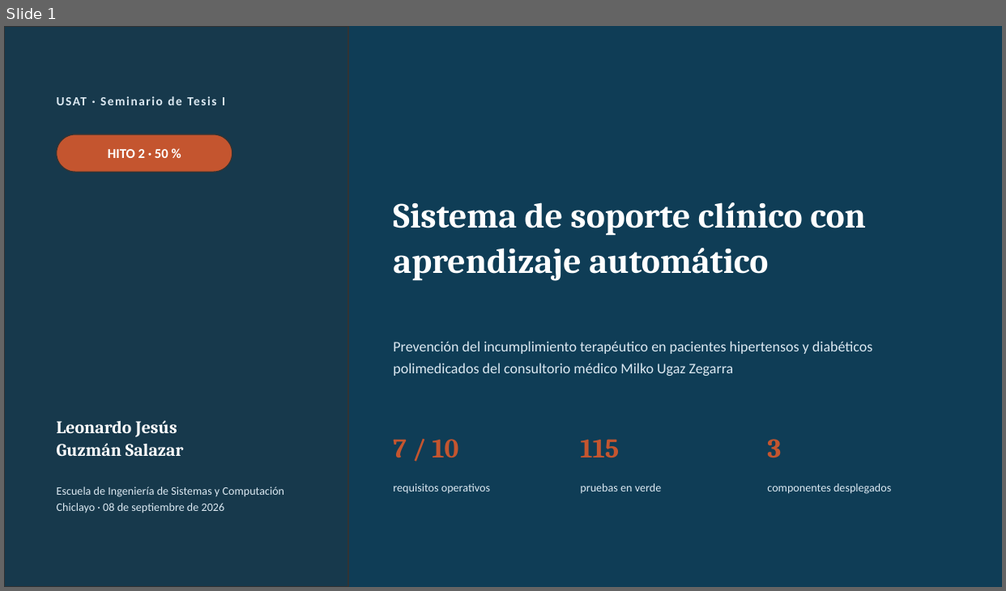
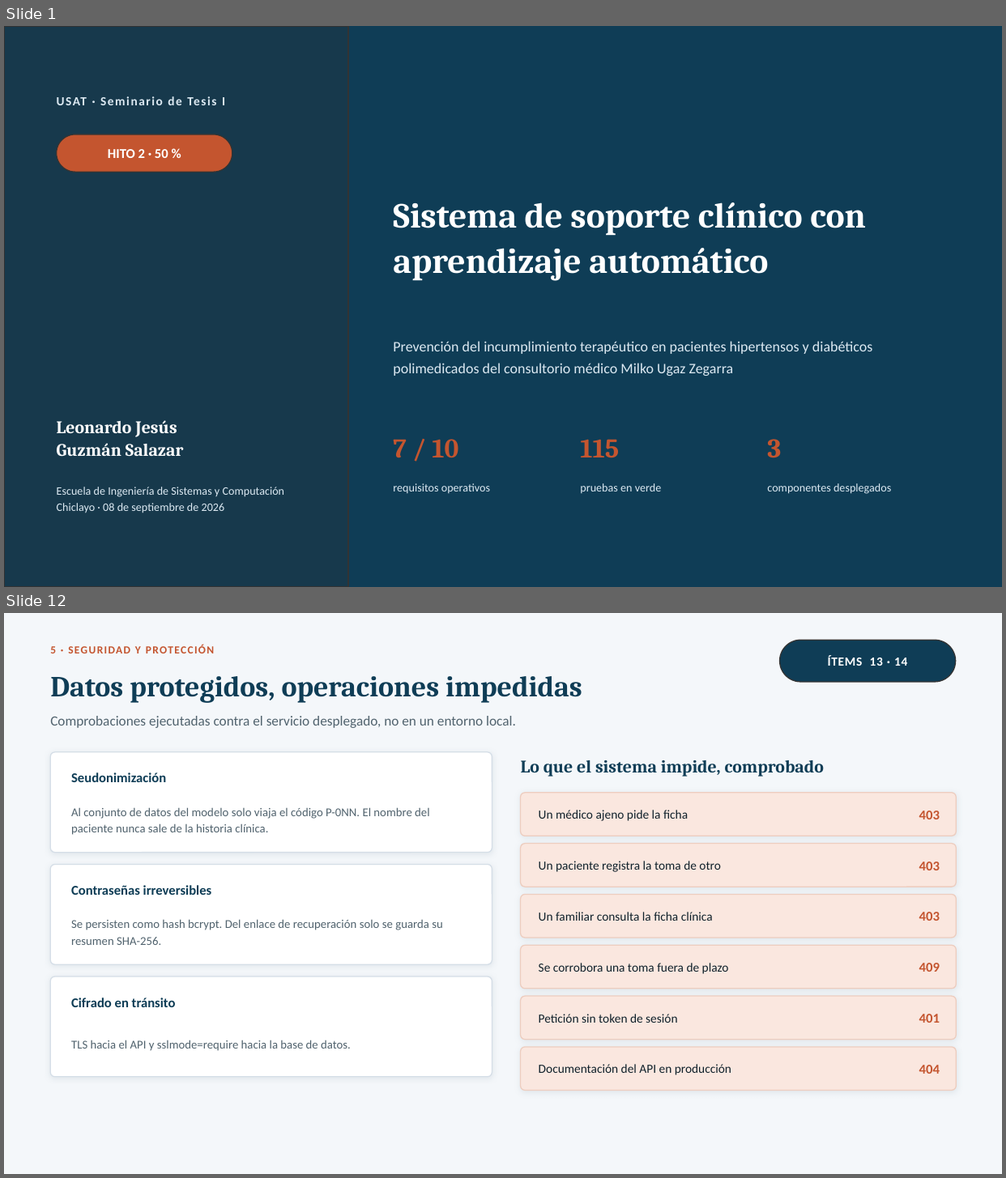
Before and after one commit to Leocix/sistema-soporte-clinico, a slide deck: documentacion/04_exposicion/Exposicion_50.pptx. Shown one above the other, each under a label of ours: slide 1 before the commit, slides 1 and 12 after it; the slides between them are not shown. The pictures are 1006x591 and 1006x1178 pixels, drawn with LibreOffice and Linux fonts; fonts in the diff are those of the drawing. Boxes give left, top, right and bottom in pixels: in the first picture for what was removed or moved away, otherwise in the second. Text is boxed around its words. In the diff, an @@ line names an element or a change of style, - is before the commit and + after.

```diff
--- a/documentacion/04_exposicion/Exposicion_50.pptx
+++ b/documentacion/04_exposicion/Exposicion_50.pptx
@@ slide 12 added at box(4, 613, 1002, 1174), background #F4F7FA @@
@@ text added at box(50, 646, 141, 653), 10.5 pt, text #C4552F, bold @@
+5 · SEGURIDAD Y PROTECCIÓN
@@ rounded rectangle added at box(780, 640, 956, 682), fill #0F3D56, outline #333333 1 pt @@
@@ text added at box(828, 655, 907, 666), 12 pt, text #FFFFFF, bold @@
+ÍTEMS 13 · 14
@@ text added at box(50, 676, 582, 703), 28 pt, text #0F3D56, bold @@
+Datos protegidos, operaciones impedidas
@@ text added at box(50, 716, 516, 728), 13.5 pt, text #51636E @@
+Comprobaciones ejecutadas contra el servicio desplegado, no en un entorno local.
@@ rounded rectangle added at box(50, 752, 492, 853), fill #FFFFFF, outline #D5DEE7 1 pt @@
@@ text added at box(71, 773, 166, 782), 13 pt, text #0F3D56, bold @@
+Seudonimización
@@ text added at box(521, 760, 824, 777), 17 pt, text #0F3D56, bold @@
+Lo que el sistema impide, comprobado
@@ rounded rectangle added at box(521, 793, 957, 836), fill #FAE7DF, outline #EDCDBF 1 pt @@
@@ text added at box(71, 807, 429, 835), 11.5 pt, text #51636E @@
+Al conjunto de datos del modelo solo viaja el código P-0NN. El nombre del paciente nunca sale de la historia clínica.
@@ text added at box(539, 810, 688, 821), 12 pt, text #10212B @@
+Un médico ajeno pide la ficha
@@ text added at box(919, 811, 940, 820), 13 pt, text #C4552F, bold @@
+403
@@ rounded rectangle added at box(521, 844, 957, 887), fill #FAE7DF, outline #EDCDBF 1 pt @@
@@ rounded rectangle added at box(50, 865, 492, 965), fill #FFFFFF, outline #D5DEE7 1 pt @@
@@ text added at box(539, 861, 720, 872), 12 pt, text #10212B @@
+Un paciente registra la toma de otro
@@ text added at box(919, 862, 940, 871), 13 pt, text #C4552F, bold @@
+403
@@ text added at box(71, 885, 212, 895), 13 pt, text #0F3D56, bold @@
+Contraseñas irreversibles
@@ rounded rectangle added at box(521, 895, 957, 938), fill #FAE7DF, outline #EDCDBF 1 pt @@
@@ text added at box(71, 919, 443, 945), 11.5 pt, text #51636E @@
+Se persisten como hash bcrypt. Del enlace de recuperación solo se guarda su resumen SHA-256.
@@ text added at box(539, 912, 713, 921), 12 pt, text #10212B @@
+Un familiar consulta la ficha clínica
@@ text added at box(919, 912, 940, 921), 13 pt, text #C4552F, bold @@
+403
@@ rounded rectangle added at box(521, 945, 957, 989), fill #FAE7DF, outline #EDCDBF 1 pt @@
@@ rounded rectangle added at box(50, 977, 492, 1077), fill #FFFFFF, outline #D5DEE7 1 pt @@
@@ text added at box(539, 963, 729, 974), 12 pt, text #10212B @@
+Se corrobora una toma fuera de plazo
@@ text added at box(919, 963, 940, 972), 13 pt, text #C4552F, bold @@
+409
@@ text added at box(71, 998, 176, 1007), 13 pt, text #0F3D56, bold @@
+Cifrado en tránsito
@@ rounded rectangle added at box(521, 996, 957, 1040), fill #FAE7DF, outline #EDCDBF 1 pt @@
@@ text added at box(539, 1014, 677, 1023), 12 pt, text #10212B @@
+Petición sin token de sesión
@@ text added at box(919, 1014, 940, 1023), 13 pt, text #C4552F, bold @@
+401
@@ text added at box(71, 1040, 351, 1051), 11.5 pt, text #51636E @@
+TLS hacia el API y sslmode=require hacia la base de datos.
@@ rounded rectangle added at box(521, 1047, 957, 1091), fill #FAE7DF, outline #EDCDBF 1 pt @@
@@ text added at box(539, 1064, 731, 1076), 12 pt, text #10212B @@
+Documentación del API en producción
@@ text added at box(919, 1065, 940, 1074), 13 pt, text #C4552F, bold @@
+404
```
Also in this commit, not shown: 12 slides changed, 2 other slides added, 4 other files.
